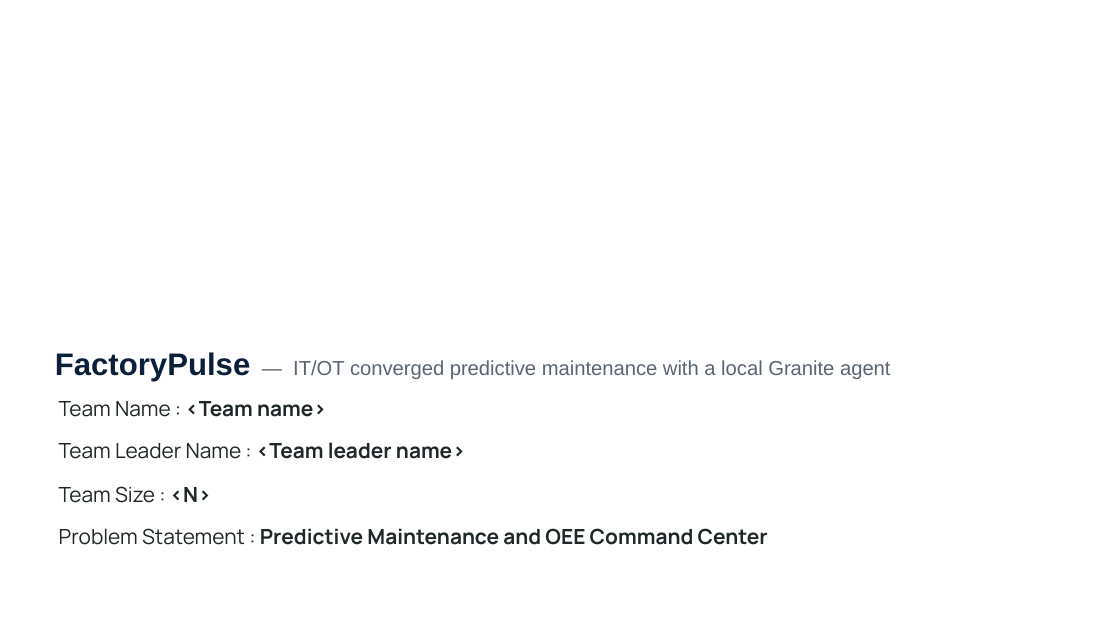
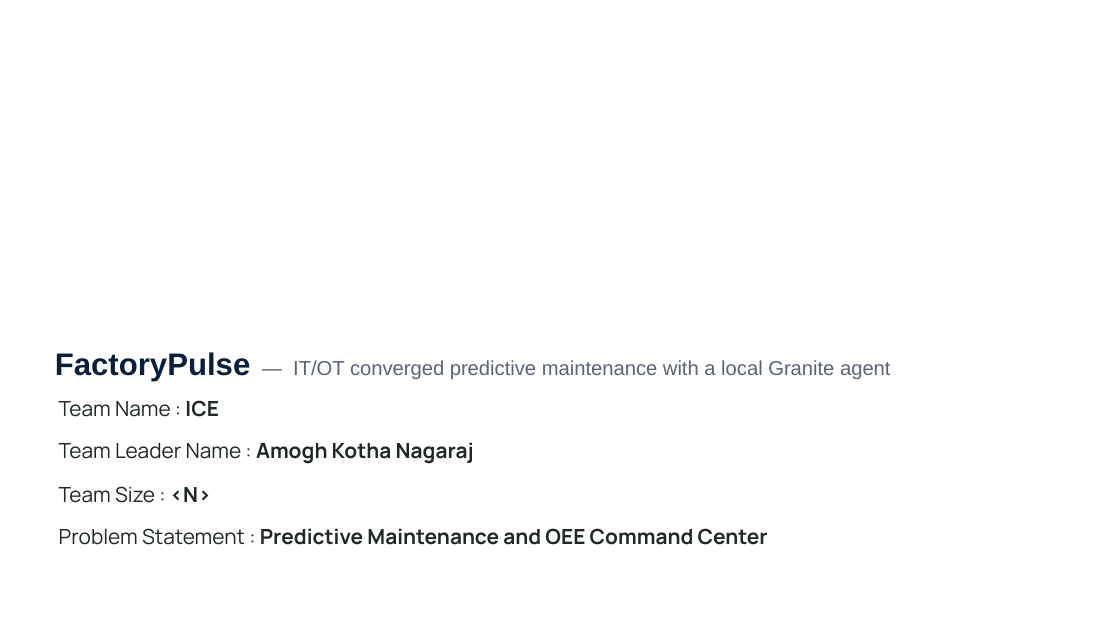
Before and after one commit to Amogh892/factorypulse-oee-command-center, a slide deck: slide 1 of docs/FactoryPulse_Submission_Deck.pptx. Drawn at 1120x630 pixels with LibreOffice and Linux fonts; fonts in the diff are those of the drawing; background and template pictures are left out. Boxes give left, top, right and bottom in pixels: in the first picture for what was removed or moved away, otherwise in the second. Text is boxed around its words. In the diff, an @@ line names an element or a change of style, - is before the commit and + after.

```diff
--- a/docs/FactoryPulse_Submission_Deck.pptx
+++ b/docs/FactoryPulse_Submission_Deck.pptx
@@ text at <box>59,400,218,417</box>: text changed; bold off @@
-Team Name : <Team name>
+Team Name : ICE
@@ text at <box>59,442,474,464</box>: text changed @@
-Team Leader Name : <Team leader name>
+Team Leader Name : Amogh Kotha Nagaraj
```
Also in this commit, not shown: 1 other file.
